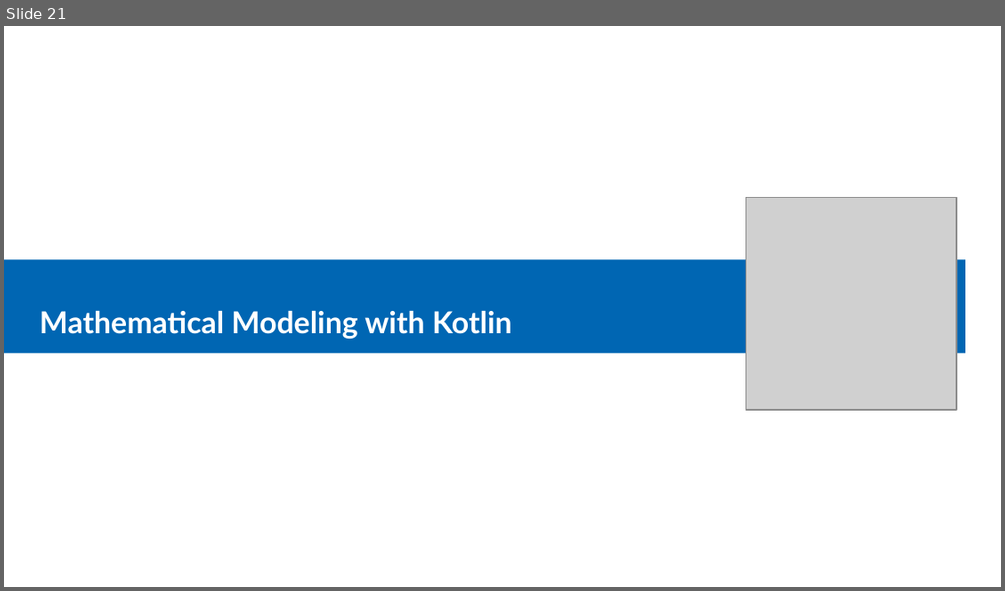
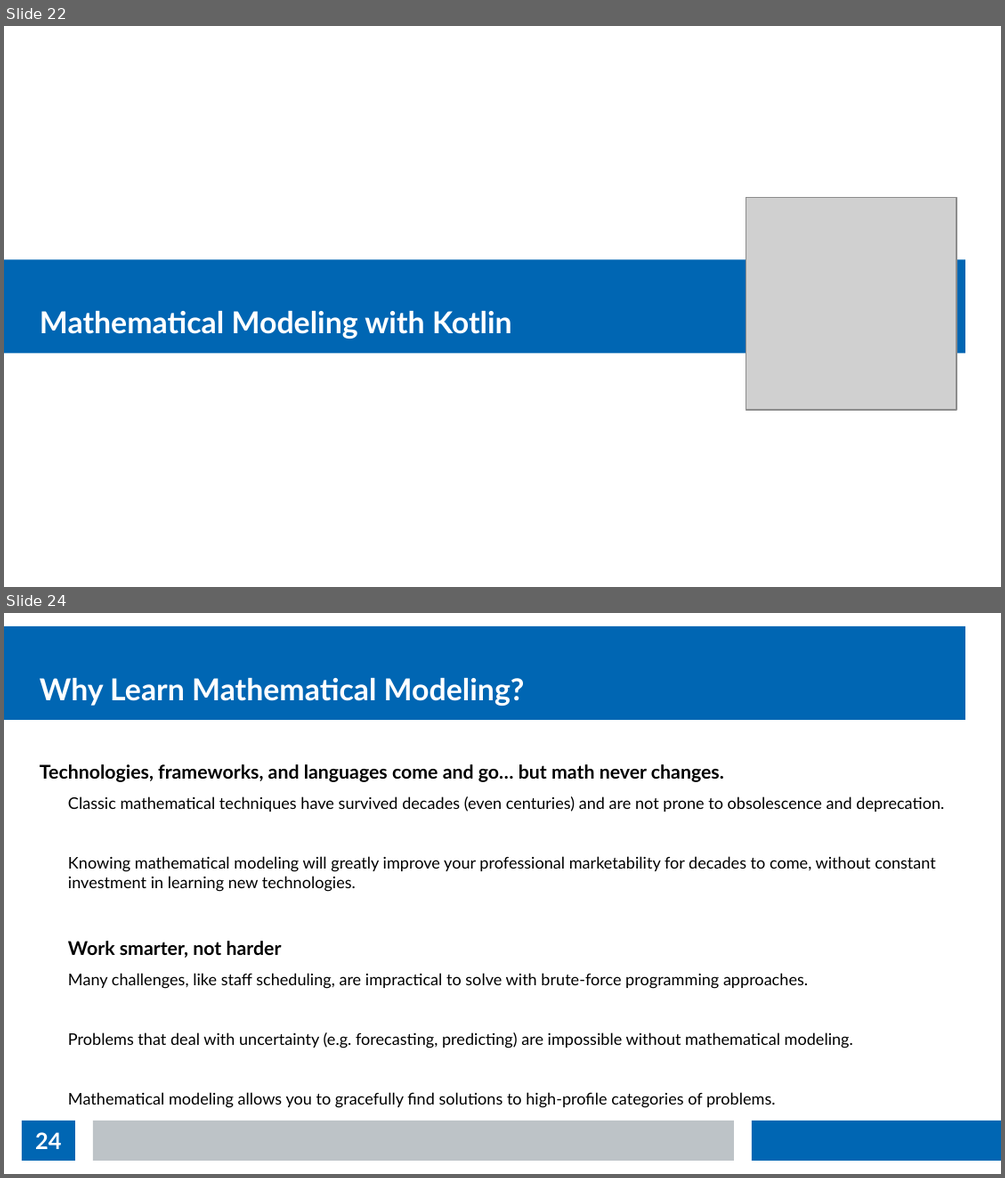
Before and after one commit to thomasnield/kotlin_data_science_talk_ChicagoJUG, a slide deck: kotlin_data_science_talk_chijug_slides.odp. Shown one above the other, each under a label of ours: slide 21 before the commit, slides 22 and 24 after it; the slides between them are not shown. The pictures are 1005x591 and 1005x1178 pixels, drawn with LibreOffice and Linux fonts; fonts in the diff are those of the drawing; grey boxes stand for pictures. Boxes give left, top, right and bottom in pixels: in the first picture for what was removed or moved away, otherwise in the second. Text is boxed around its words. In the diff, an @@ line names an element or a change of style, - is before the commit and + after.

```diff
--- a/kotlin_data_science_talk_chijug_slides.odp
+++ b/kotlin_data_science_talk_chijug_slides.odp
@@ slide 24 added at box(4, 613, 1001, 1174), background #FFFFFF @@
@@ rectangle added at box(4, 626, 965, 720), fill #0066B3 @@
@@ title added at box(40, 677, 525, 706), 24 pt, text #FFFFFF, bold @@
+Why Learn Mathematical Modeling?
@@ text added at box(40, 764, 944, 1108), 12.8 pt, text #000000 @@
+Technologies, frameworks, and languages come and go… but math never changes.
+  Classic mathematical techniques have survived decades (even centuries) and are not prone to obsolescence and deprecation.
+  Knowing mathematical modeling will greatly improve your professional marketability for decades to come, without constant investment in learning new technologies.
+Work smarter, not harder
+  Many challenges, like staff scheduling, are impractical to solve with brute-force programming approaches.
+  Problems that deal with uncertainty (e.g. forecasting, predicting) are impossible without mathematical modeling.
+  Mathematical modeling allows you to gracefully find solutions to high-profile categories of problems.
@@ page number added at box(22, 1120, 75, 1160), fill #0066B3, 18 pt, text #FFFFFF, bold @@
+24
@@ rectangle added at box(93, 1120, 734, 1160), fill #BDC3C7 @@
@@ rectangle added at box(752, 1120, 1001, 1160), fill #0066B3 @@
@@ what was slide 21 is now slide 22 @@
```
Also in this commit, not shown: 9 slides changed, 1 other slide added.
